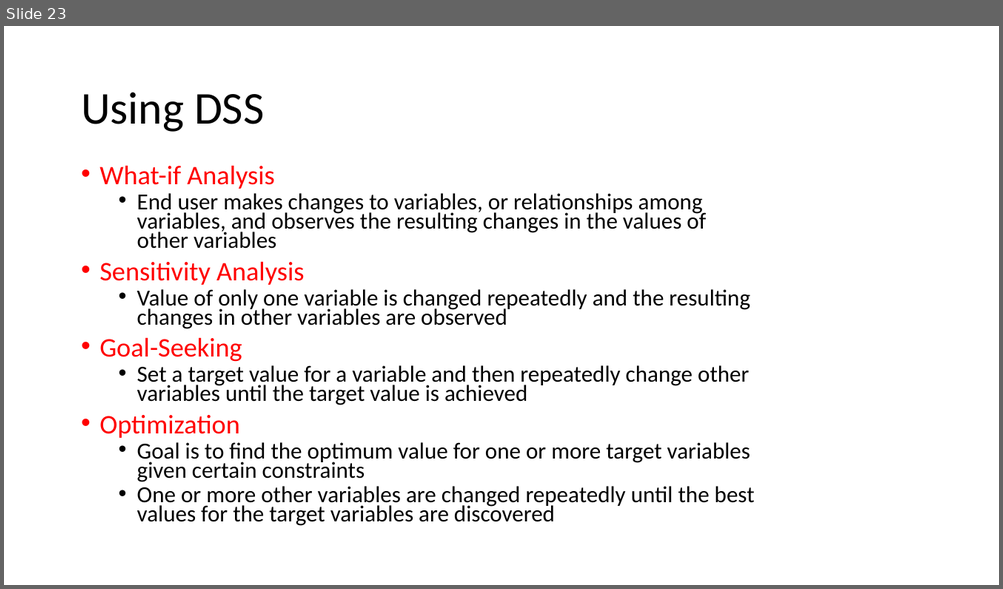
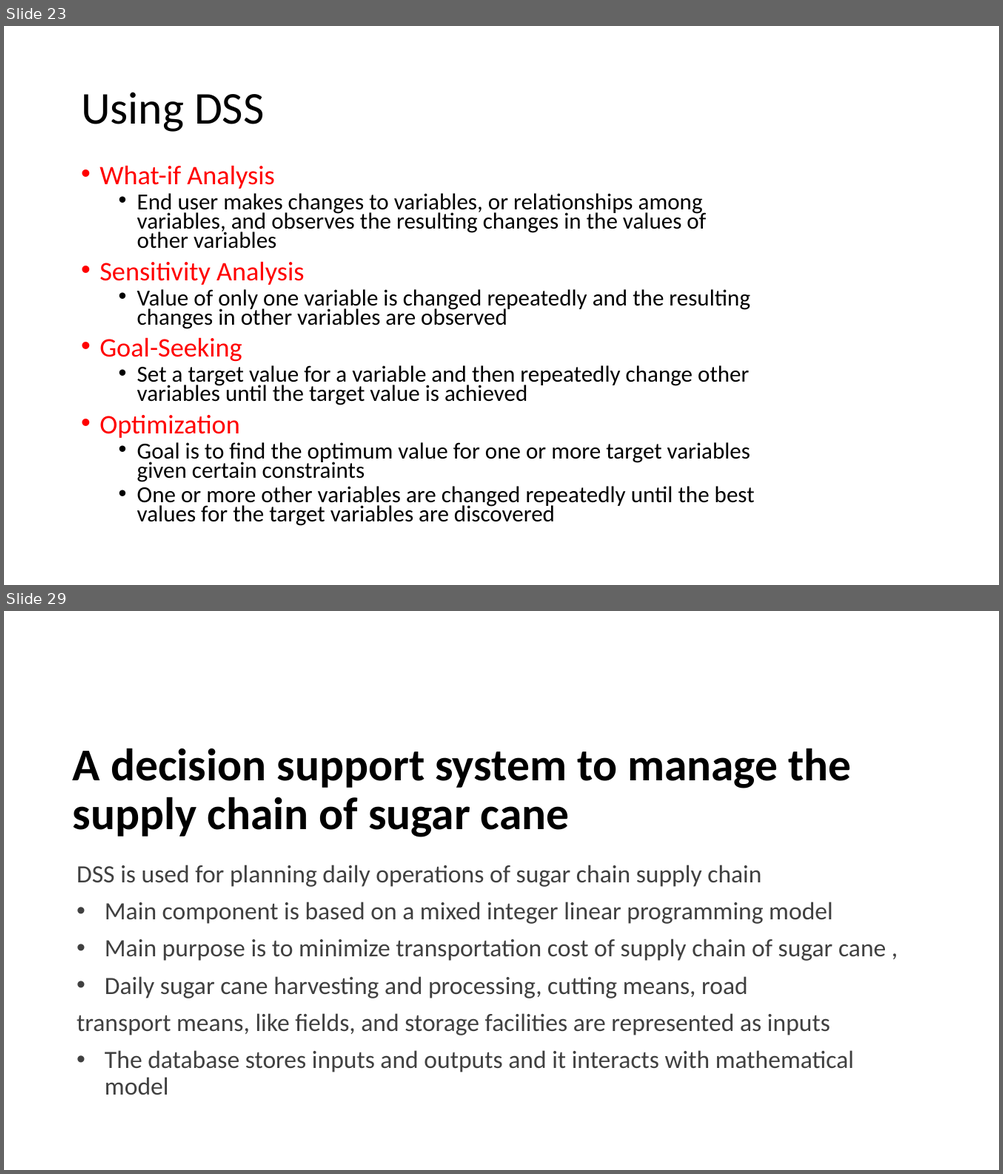
Before and after one commit to ynsy/AutomatedNegotiationAgent, a slide deck: Decision Support System.pptx. Shown one above the other, each under a label of ours: slide 23 before the commit, slides 23 and 29 after it; the slides between them are not shown. The pictures are 1003x589 and 1003x1174 pixels, drawn with LibreOffice and Linux fonts; fonts in the diff are those of the drawing. Boxes give left, top, right and bottom in pixels: in the first picture for what was removed or moved away, otherwise in the second. Text is boxed around its words. In the diff, an @@ line names an element or a change of style, - is before the commit and + after.

Commit message:
Update

```diff
--- a/Decision Support System.pptx
+++ b/Decision Support System.pptx
@@ slide 29 added at (4,611,999,1170), background #FFFFFF @@
@@ title added at (73,748,851,837), 44 pt, text #000000, bold @@
+A decision support system to manage the supply chain of sugar cane
@@ text added at (77,865,885,1096), 24 pt, text #404040 @@
+DSS is used for planning daily operations of sugar chain supply chain
+• Main component is based on a mixed integer linear programming model
+• Main purpose is to minimize transportation cost of supply chain of sugar cane ,
+• Daily sugar cane harvesting and processing, cutting means, road
+transport means, like fields, and storage facilities are represented as inputs
+• The database stores inputs and outputs and it interacts with mathematical model
```
Also in this commit, not shown: 9 other slides added, 1 slide removed.
